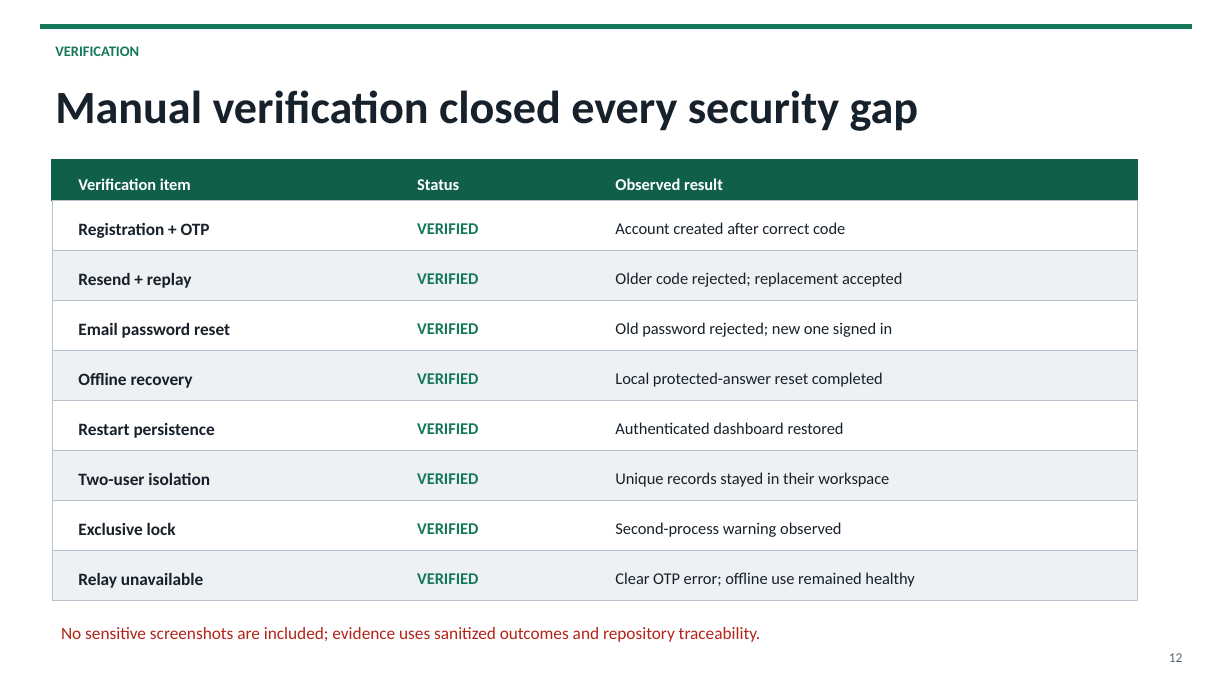
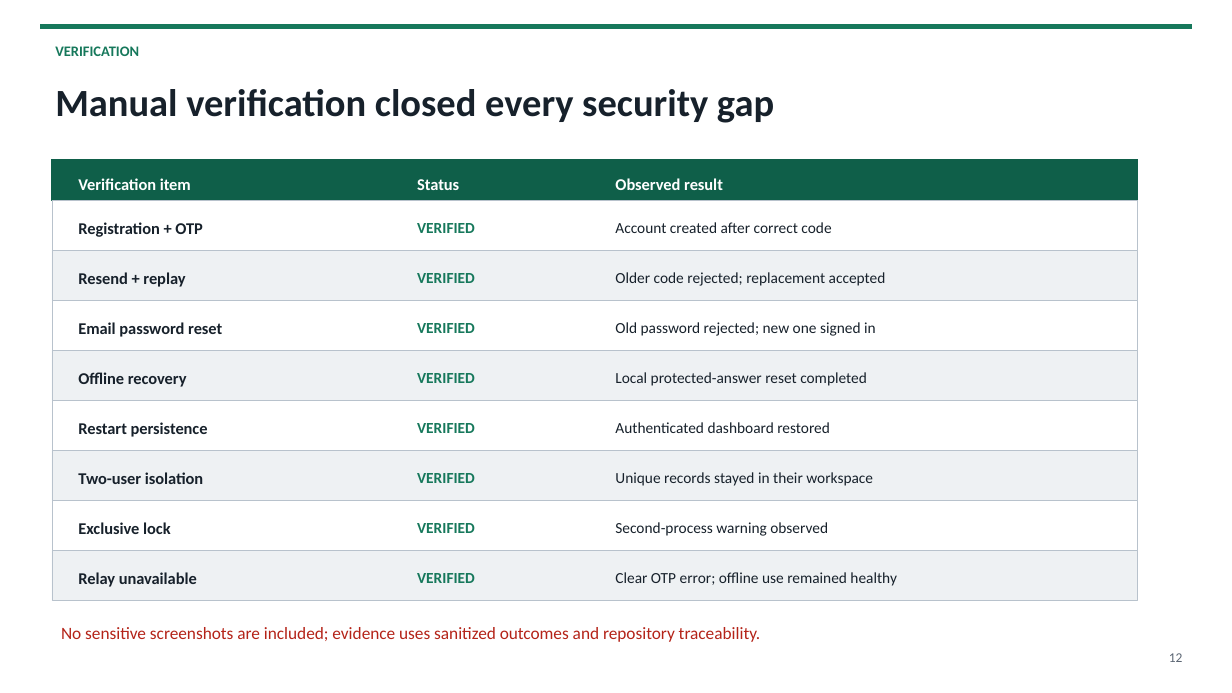
Before and after one commit to moon-drakon/Wealthora, a slide deck: slide 12 of docs/final/Wealthora_CSE215_Project_Defense.pptx. Drawn at 1232x693 pixels with LibreOffice and Linux fonts; fonts in the diff are those of the drawing. Boxes give left, top, right and bottom in pixels: in the first picture for what was removed or moved away, otherwise in the second. Text is boxed around its words. In the diff, an @@ line names an element or a change of style, - is before the commit and + after.

```diff
--- a/docs/final/Wealthora_CSE215_Project_Defense.pptx
+++ b/docs/final/Wealthora_CSE215_Project_Defense.pptx
@@ text "Manual verification closed every security ..." at (55,89,774,123): size 36 to 30 pt @@
@@ size 13.5 to 12.8 pt in 8 elements at (78,222,203,237), (78,272,185,287), (78,322,222,337), (78,372,187,387), (78,422,208,437), (78,472,203,484), (78,522,171,534), (78,572,197,587) @@
@@ size 12.8 to 12 pt in 16 elements at (417,223,475,233), (615,222,831,233), (417,273,475,283), (615,272,886,286), (417,323,475,333), (615,322,876,336), (417,373,475,383), (615,372,867,386), (417,423,475,433), (615,422,830,433), (417,473,475,483), (615,472,873,486), (417,523,475,533), (615,522,828,536), (417,573,475,583), (615,572,896,586) @@
```
Also in this commit, not shown: 15 other slides changed, 2 other files.
